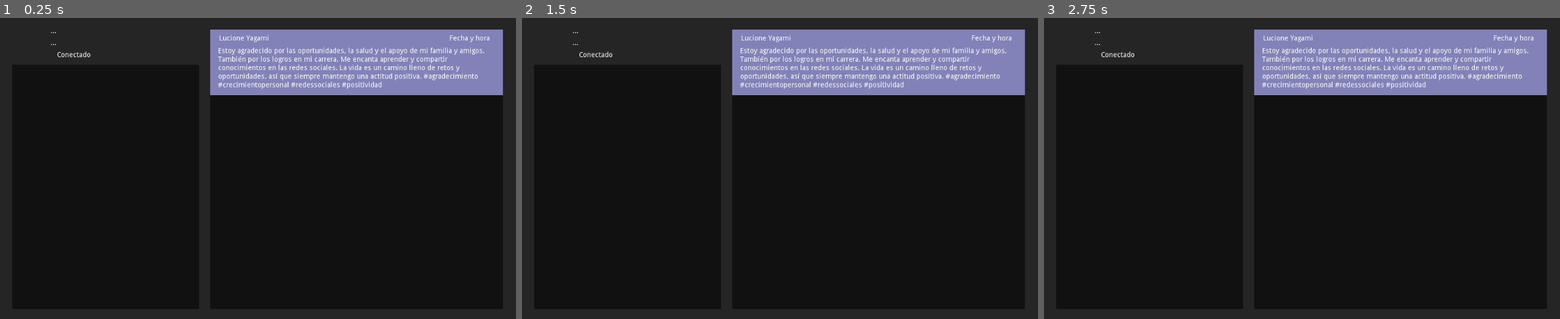
Above: before the commit, frames 1-3 (left to right).
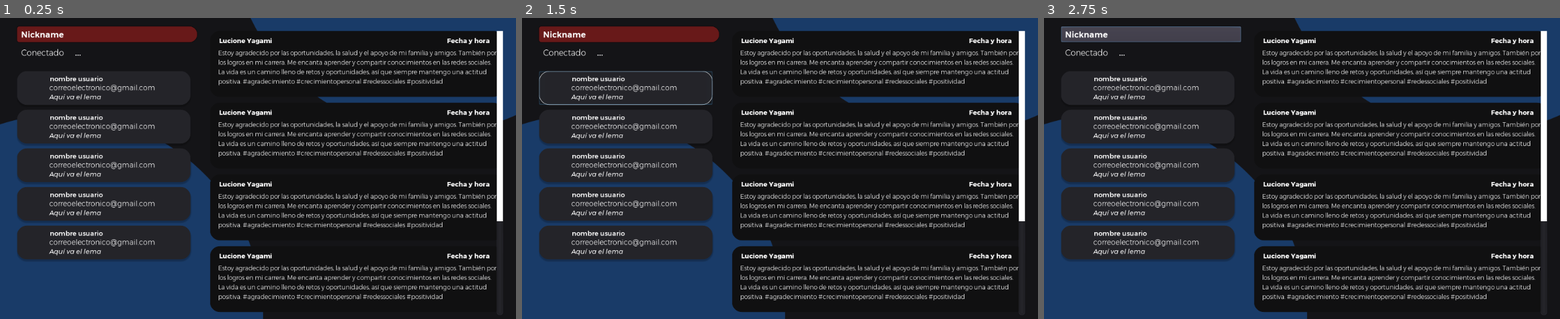
Above: after the commit, the same moments.

Repository: Radhe-0/LLM
Game: Godot game, scene res://scenes/main/main.tscn
Same seed, same stepped clock (60 frames per second), same inputs: the game is played once before the commit and once after it. This scene is started directly instead of the project's main scene.
Inputs (mouse positions are in pixels of both pictures, inside the frame that each line leads up to):
- Up to frame 1 (0.25 s): no input
- Up to frame 2 (1.5 s): click (630, 33) at 0.52 s; click (625, 87) at 1.27 s
- Up to frame 3 (2.75 s): click (1152, 33) at 2.02 s

The runs differ from the first frame. In frame 1, 39% of the frame differs, in the area x 0-100%, y 0-100%; in frame 2, 40%; in frame 3, 39%.

Commit message:
nueva UI para main

Diff:
--- a/scenes/contacto_ls/contacto_ls.tscn
+++ b/scenes/contacto_ls/contacto_ls.tscn
@@ -1,25 +1,59 @@
-[gd_scene load_steps=5 format=2]
+[gd_scene load_steps=11 format=2]
 
 [ext_resource path="res://scenes/contacto_ls/contacto_ls.gd" type="Script" id=1]
+[ext_resource path="res://gontserrat/Gontserrat-Light.ttf" type="DynamicFontData" id=2]
+[ext_resource path="res://gontserrat/Gontserrat-Medium.ttf" type="DynamicFontData" id=3]
+[ext_resource path="res://gontserrat/Gontserrat-Italic.ttf" type="DynamicFontData" id=4]
 
 [sub_resource type="StyleBoxFlat" id=5]
-bg_color = Color( 0.211765, 0.211765, 0.211765, 1 )
+bg_color = Color( 0.145098, 0.145098, 0.164706, 1 )
 border_width_left = 1
 border_width_top = 1
 border_width_right = 1
 border_width_bottom = 1
+corner_radius_top_left = 20
+corner_radius_top_right = 20
+corner_radius_bottom_right = 20
+corner_radius_bottom_left = 20
+corner_detail = 20
 
 [sub_resource type="StyleBoxFlat" id=3]
-bg_color = Color( 0.211765, 0.211765, 0.211765, 1 )
+bg_color = Color( 0.145098, 0.145098, 0.164706, 1 )
+corner_radius_top_left = 20
+corner_radius_top_right = 20
+corner_radius_bottom_right = 20
+corner_radius_bottom_left = 20
+corner_detail = 20
+shadow_color = Color( 0, 0, 0, 0.219608 )
+shadow_size = 3
+shadow_offset = Vector2( 0, 3 )
 
 [sub_resource type="Theme" id=4]
 Button/styles/hover = SubResource( 5 )
 Button/styles/normal = SubResource( 3 )
 
+[sub_resource type="DynamicFont" id=7]
+size = 13
+use_mipmaps = true
+use_filter = true
+font_data = ExtResource( 3 )
+
+[sub_resource type="DynamicFont" id=6]
+size = 14
+use_mipmaps = true
+use_filter = true
+font_data = ExtResource( 2 )
+
+[sub_resource type="DynamicFont" id=8]
+size = 13
+use_mipmaps = true
+use_filter = true
+font_data = ExtResource( 4 )
+
 [node name="contacto_ls" type="Control"]
-margin_right = 371.0
-margin_bottom = 50.0
-rect_min_size = Vector2( 371, 50 )
+margin_right = 344.0
+margin_bottom = 67.0
+rect_min_size = Vector2( 344, 67 )
 script = ExtResource( 1 )
 
 [node name="Button" type="Button" parent="."]
@@ -30,14 +64,24 @@
 
 [node name="nickname" type="Label" parent="."]
 margin_left = 65.0
-margin_top = 10.0
+margin_top = 7.0
 margin_right = 196.0
 margin_bottom = 28.0
+custom_fonts/font = SubResource( 7 )
 text = "nombre usuario"
 
 [node name="email" type="Label" parent="."]
-margin_left = 65.0
-margin_top = 28.0
-margin_right = 257.0
-margin_bottom = 46.0
+margin_left = 64.0
+margin_top = 24.0
+margin_right = 299.0
+margin_bottom = 45.0
+custom_fonts/font = SubResource( 6 )
 text = "correoelectronico@gmail.com"
+
+[node name="lema" type="Label" parent="."]
+margin_left = 64.0
+margin_top = 43.0
+margin_right = 299.0
+margin_bottom = 64.0
+custom_fonts/font = SubResource( 8 )
+text = "Aquí va el lema"
--- /dev/null
+++ b/scenes/estado_ls/estado.gd
@@ -0,0 +1,7 @@
+extends Control
+
+
+var estado_texto
+var estado_nickname
+var estado_email
+var estado_fecha
--- /dev/null
+++ b/scenes/estado_ls/estado.tscn
@@ -0,0 +1,72 @@
+[gd_scene load_steps=8 format=2]
+
+[ext_resource path="res://gontserrat/Gontserrat-Light.ttf" type="DynamicFontData" id=1]
+[ext_resource path="res://gontserrat/Gontserrat-Bold.ttf" type="DynamicFontData" id=2]
+[ext_resource path="res://scenes/estado_ls/estado.gd" type="Script" id=3]
+
+[sub_resource type="StyleBoxFlat" id=1]
+bg_color = Color( 0.0666667, 0.0666667, 0.0705882, 1 )
+corner_radius_top_left = 20
+corner_radius_top_right = 20
+corner_radius_bottom_right = 20
+corner_radius_bottom_left = 20
+corner_detail = 20
+
+[sub_resource type="Theme" id=2]
+Panel/styles/panel = SubResource( 1 )
+
+[sub_resource type="DynamicFont" id=3]
+size = 12
+use_mipmaps = true
+use_filter = true
+font_data = ExtResource( 1 )
+
+[sub_resource type="DynamicFont" id=4]
+size = 13
+use_mipmaps = true
+use_filter = true
+font_data = ExtResource( 2 )
+
+[node name="estado" type="Control"]
+margin_right = 581.0
+margin_bottom = 131.0
+rect_min_size = Vector2( 581, 131 )
+script = ExtResource( 3 )
+
+[node name="Panel" type="Panel" parent="."]
+anchor_right = 1.0
+anchor_bottom = 1.0
+rect_min_size = Vector2( 581, 131 )
+theme = SubResource( 2 )
+
+[node name="estado_label" type="Label" parent="."]
+margin_left = 16.0
+margin_top = 36.0
+margin_right = 569.0
+margin_bottom = 118.0
+custom_fonts/font = SubResource( 3 )
+text = "Estoy agradecido por las oportunidades, la salud y el apoyo de mi familia y amigos. También por los logros en mi carrera. Me encanta aprender y compartir conocimientos en las redes sociales. La vida es un camino lleno de retos y oportunidades, así que siempre mantengo una actitud positiva. #agradecimiento #crecimientopersonal #redessociales #positividad"
+autowrap = true
+
+[node name="usuario" type="Label" parent="."]
+margin_left = 18.0
+margin_top = 11.0
+margin_right = 166.0
+margin_bottom = 25.0
+custom_fonts/font = SubResource( 4 )
+text = "Lucione Yagami"
+
+[node name="fecha_hora" type="Label" parent="."]
+margin_left = 407.0
+margin_top = 11.0
+margin_right = 555.0
+margin_bottom = 25.0
+custom_fonts/font = SubResource( 4 )
+text = "Fecha y hora"
+align = 2
+
+[node name="Button" type="Button" parent="."]
+anchor_right = 1.0
+anchor_bottom = 1.0
+mouse_default_cursor_shape = 2
+flat = true
--- a/scenes/login/login.tscn
+++ b/scenes/login/login.tscn
@@ -126,7 +126,7 @@
 anchor_bottom = 1.0
 color = Color( 0.0823529, 0.0823529, 0.0941176, 1 )
 
-[node name="TextureRect" type="TextureRect" parent="."]
+[node name="circulo" type="TextureRect" parent="."]
 modulate = Color( 0.101961, 0.235294, 0.411765, 1 )
 margin_left = 173.0
 margin_top = 73.0
--- a/scenes/main/main.tscn
+++ b/scenes/main/main.tscn
@@ -1,13 +1,67 @@
-[gd_scene load_steps=4 format=2]
-
+[gd_scene load_steps=21 format=2]
+
+[ext_resource path="res://scenes/contacto_ls/contacto_ls.tscn" type="PackedScene" id=1]
 [ext_resource path="res://scenes/main/main.gd" type="Script" id=2]
+[ext_resource path="res://circulo.png" type="Texture" id=3]
+[ext_resource path="res://gontserrat/Gontserrat-SemiBold.ttf" type="DynamicFontData" id=4]
+[ext_resource path="res://gontserrat/Gontserrat-Light.ttf" type="DynamicFontData" id=5]
+[ext_resource path="res://scenes/estado_ls/estado.tscn" type="PackedScene" id=6]
 
 [sub_resource type="StyleBoxFlat" id=1]
-bg_color = Color( 0.07, 0.07, 0.07, 1 )
+bg_color = Color( 0.0431373, 0.0431373, 0.0509804, 0.560784 )
+corner_radius_top_left = 20
+corner_radius_top_right = 20
+corner_radius_bottom_right = 20
+corner_radius_bottom_left = 20
 corner_detail = 20
 
 [sub_resource type="Theme" id=2]
 Panel/styles/panel = SubResource( 1 )
+
+[sub_resource type="StyleBoxFlat" id=13]
+bg_color = Color( 0.411765, 0.101961, 0.101961, 1 )
+corner_radius_top_left = 5
+corner_radius_top_right = 20
+corner_radius_bottom_right = 20
+corner_radius_bottom_left = 5
+corner_detail = 20
+shadow_size = 2
+
+[sub_resource type="Theme" id=14]
+Button/styles/normal = SubResource( 13 )
+
+[sub_resource type="DynamicFont" id=9]
+use_mipmaps = true
+use_filter = true
+font_data = ExtResource( 4 )
+
+[sub_resource type="DynamicFont" id=12]
+use_mipmaps = true
+use_filter = true
+font_data = ExtResource( 5 )
+
+[sub_resource type="StyleBoxEmpty" id=3]
+
+[sub_resource type="StyleBoxEmpty" id=4]
+
+[sub_resource type="StyleBoxEmpty" id=5]
+
+[sub_resource type="StyleBoxEmpty" id=6]
+
+[sub_resource type="StyleBoxEmpty" id=7]
+
+[sub_resource type="Theme" id=8]
+VScrollBar/styles/grabber = SubResource( 3 )
+VScrollBar/styles/grabber_highlight = SubResource( 4 )
+VScrollBar/styles/grabber_pressed = SubResource( 5 )
+VScrollBar/styles/scroll = SubResource( 6 )
+VScrollBar/styles/scroll_focus = SubResource( 7 )
+
+[sub_resource type="StyleBoxFlat" id=15]
+bg_color = Color( 1, 1, 1, 1 )
+
+[sub_resource type="Theme" id=16]
+VScrollBar/styles/grabber = SubResource( 15 )
 
 [node name="Control" type="Control"]
 anchor_right = 1.0
@@ -17,94 +71,134 @@
 [node name="ColorRect" type="ColorRect" parent="."]
 margin_right = 1024.0
 margin_bottom = 600.0
-color = Color( 0.14902, 0.14902, 0.14902, 1 )
+color = Color( 0.0823529, 0.0823529, 0.0941176, 1 )
+
+[node name="circulo" type="TextureRect" parent="."]
+modulate = Color( 0.101961, 0.235294, 0.411765, 1 )
+margin_left = -278.0
+margin_top = 193.0
+margin_right = 522.0
+margin_bottom = 993.0
+texture = ExtResource( 3 )
+
+[node name="circulo2" type="TextureRect" parent="."]
+modulate = Color( 0.101961, 0.235294, 0.411765, 1 )
+margin_left = 459.0
+margin_top = -571.0
+margin_right = 1259.0
+margin_bottom = 229.0
+texture = ExtResource( 3 )
 
 [node name="Panel" type="Panel" parent="."]
+visible = false
 margin_left = 24.0
 margin_top = 93.0
-margin_right = 395.0
-margin_bottom = 580.0
+margin_right = 391.0
+margin_bottom = 589.0
 theme = SubResource( 2 )
 
 [node name="Panel2" type="Panel" parent="."]
+visible = false
 margin_left = 417.0
-margin_top = 23.0
+margin_top = 16.0
 margin_right = 998.0
 margin_bottom = 580.0
 theme = SubResource( 2 )
 
+[node name="button_nickname" type="Button" parent="."]
+margin_left = 34.0
+margin_top = 17.0
+margin_right = 391.0
+margin_bottom = 48.0
+theme = SubResource( 14 )
+
 [node name="nickname" type="Label" parent="."]
-margin_left = 100.0
-margin_top = 19.0
-margin_right = 309.0
-margin_bottom = 33.0
+margin_left = 42.0
+margin_top = 23.0
+margin_right = 381.0
+margin_bottom = 44.0
+custom_fonts/font = SubResource( 9 )
+text = "Nickname"
+
+[node name="email" type="Label" parent="."]
+margin_left = 149.0
+margin_top = 59.0
+margin_right = 390.0
+margin_bottom = 80.0
+custom_fonts/font = SubResource( 9 )
 text = "..."
 
-[node name="email" type="Label" parent="."]
-margin_left = 100.0
-margin_top = 43.0
-margin_right = 292.0
-margin_bottom = 57.0
-text = "..."
-
 [node name="estado" type="Label" parent="."]
-margin_left = 113.0
-margin_top = 67.0
-margin_right = 180.0
-margin_bottom = 81.0
+margin_left = 42.0
+margin_top = 59.0
+margin_right = 127.0
+margin_bottom = 85.0
+custom_fonts/font = SubResource( 12 )
 text = "Conectado"
 
 [node name="contactos_scroll" type="ScrollContainer" parent="."]
-margin_left = 24.0
-margin_top = 93.0
-margin_right = 395.0
-margin_bottom = 580.0
+margin_left = 34.0
+margin_top = 106.0
+margin_right = 381.0
+margin_bottom = 581.0
+theme = SubResource( 8 )
 
 [node name="VBoxContainer" type="VBoxContainer" parent="contactos_scroll"]
+margin_right = 344.0
+margin_bottom = 375.0
+custom_constants/separation = 10
+
+[node name="contacto_ls" parent="contactos_scroll/VBoxContainer" instance=ExtResource( 1 )]
+
+[node name="contacto_ls4" parent="contactos_scroll/VBoxContainer" instance=ExtResource( 1 )]
+margin_top = 77.0
+margin_bottom = 144.0
+
+[node name="contacto_ls5" parent="contactos_scroll/VBoxContainer" instance=ExtResource( 1 )]
+margin_top = 154.0
+margin_bottom = 221.0
+
+[node name="contacto_ls2" parent="contactos_scroll/VBoxContainer" instance=ExtResource( 1 )]
+margin_top = 231.0
+margin_bottom = 298.0
+
+[node name="contacto_ls3" parent="contactos_scroll/VBoxContainer" instance=ExtResource( 1 )]
+margin_top = 308.0
+margin_bottom = 375.0
 
 [node name="estados_scroll" type="ScrollContainer" parent="."]
 margin_left = 417.0
-margin_top = 23.0
+margin_top = 26.0
 margin_right = 998.0
-margin_bottom = 580.0
+margin_bottom = 592.0
+theme = SubResource( 16 )
 
 [node name="VBoxContainer" type="VBoxContainer" parent="estados_scroll"]
 margin_right = 581.0
-margin_bottom = 100.0
-
-[node name="Control" type="Control" parent="estados_scroll/VBoxContainer"]
-margin_right = 581.0
-margin_bottom = 100.0
-rect_min_size = Vector2( 581, 100 )
-
-[node name="ColorRect" type="ColorRect" parent="estados_scroll/VBoxContainer/Control"]
-anchor_right = 1.0
-anchor_bottom = 1.0
-rect_min_size = Vector2( 581, 131 )
-color = Color( 0.513726, 0.513726, 0.72549, 1 )
-
-[node name="estado_label" type="Label" parent="estados_scroll/VBoxContainer/Control"]
-margin_left = 16.0
-margin_top = 36.0
-margin_right = 569.0
-margin_bottom = 118.0
-text = "Estoy agradecido por las oportunidades, la salud y el apoyo de mi familia y amigos. También por los logros en mi carrera. Me encanta aprender y compartir conocimientos en las redes sociales. La vida es un camino lleno de retos y oportunidades, así que siempre mantengo una actitud positiva. #agradecimiento #crecimientopersonal #redessociales #positividad"
-autowrap = true
-
-[node name="usuario" type="Label" parent="estados_scroll/VBoxContainer/Control"]
-margin_left = 18.0
-margin_top = 11.0
-margin_right = 166.0
-margin_bottom = 25.0
-text = "Lucione Yagami"
-
-[node name="usuario2" type="Label" parent="estados_scroll/VBoxContainer/Control"]
-margin_left = 407.0
-margin_top = 11.0
-margin_right = 555.0
-margin_bottom = 25.0
-text = "Fecha y hora"
-align = 2
+margin_bottom = 846.0
+custom_constants/separation = 12
+
+[node name="Control" parent="estados_scroll/VBoxContainer" instance=ExtResource( 6 )]
+
+[node name="Control2" parent="estados_scroll/VBoxContainer" instance=ExtResource( 6 )]
+margin_top = 143.0
+margin_bottom = 274.0
+
+[node name="Control3" parent="estados_scroll/VBoxContainer" instance=ExtResource( 6 )]
+margin_top = 286.0
+margin_bottom = 417.0
+
+[node name="Control4" parent="estados_scroll/VBoxContainer" instance=ExtResource( 6 )]
+margin_top = 429.0
+margin_bottom = 560.0
+
+[node name="Control5" parent="estados_scroll/VBoxContainer" instance=ExtResource( 6 )]
+margin_top = 572.0
+margin_bottom = 703.0
+
+[node name="Control6" parent="estados_scroll/VBoxContainer" instance=ExtResource( 6 )]
+margin_top = 715.0
+margin_bottom = 846.0
 
 [node name="carga" type="Control" parent="."]
 visible = false
